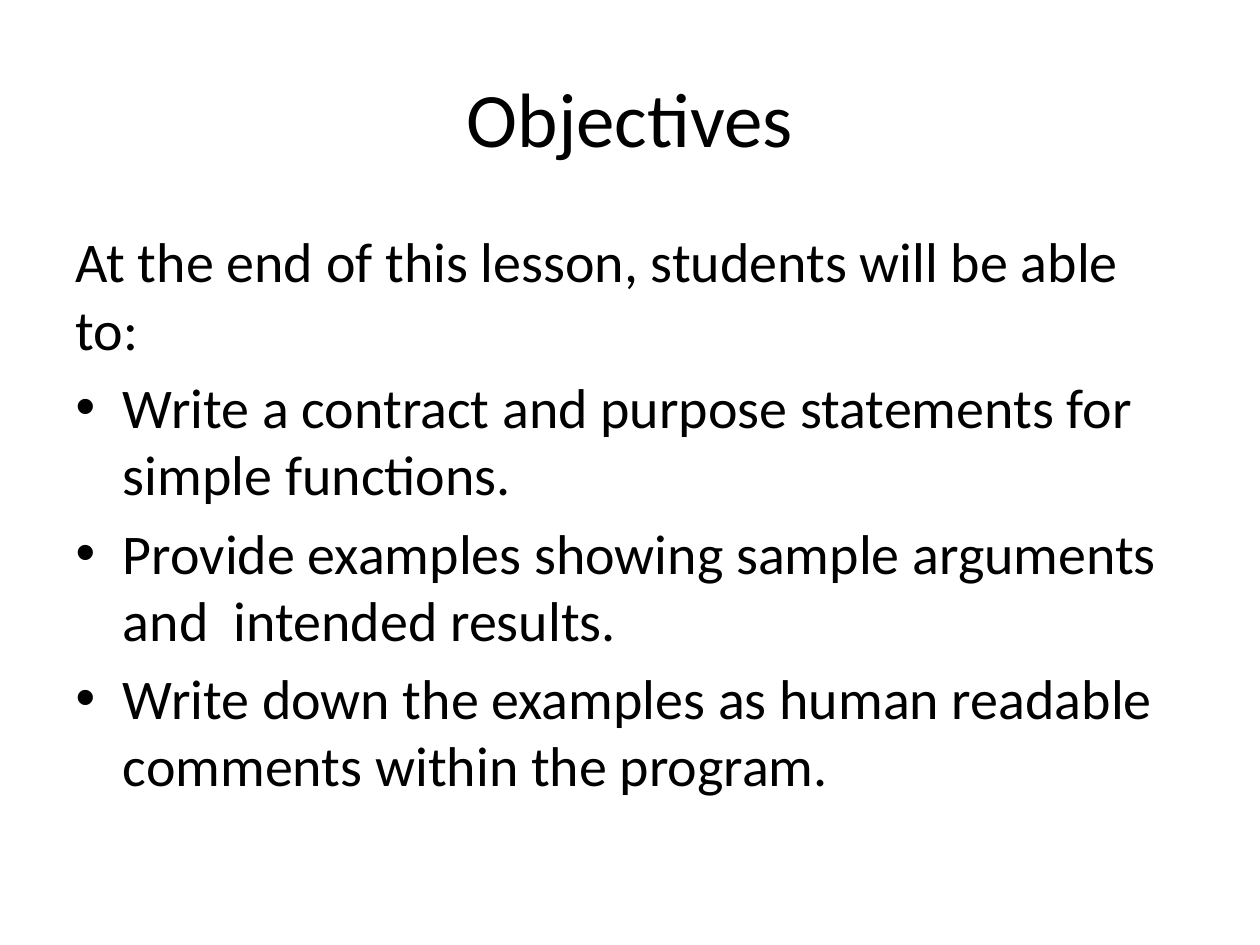
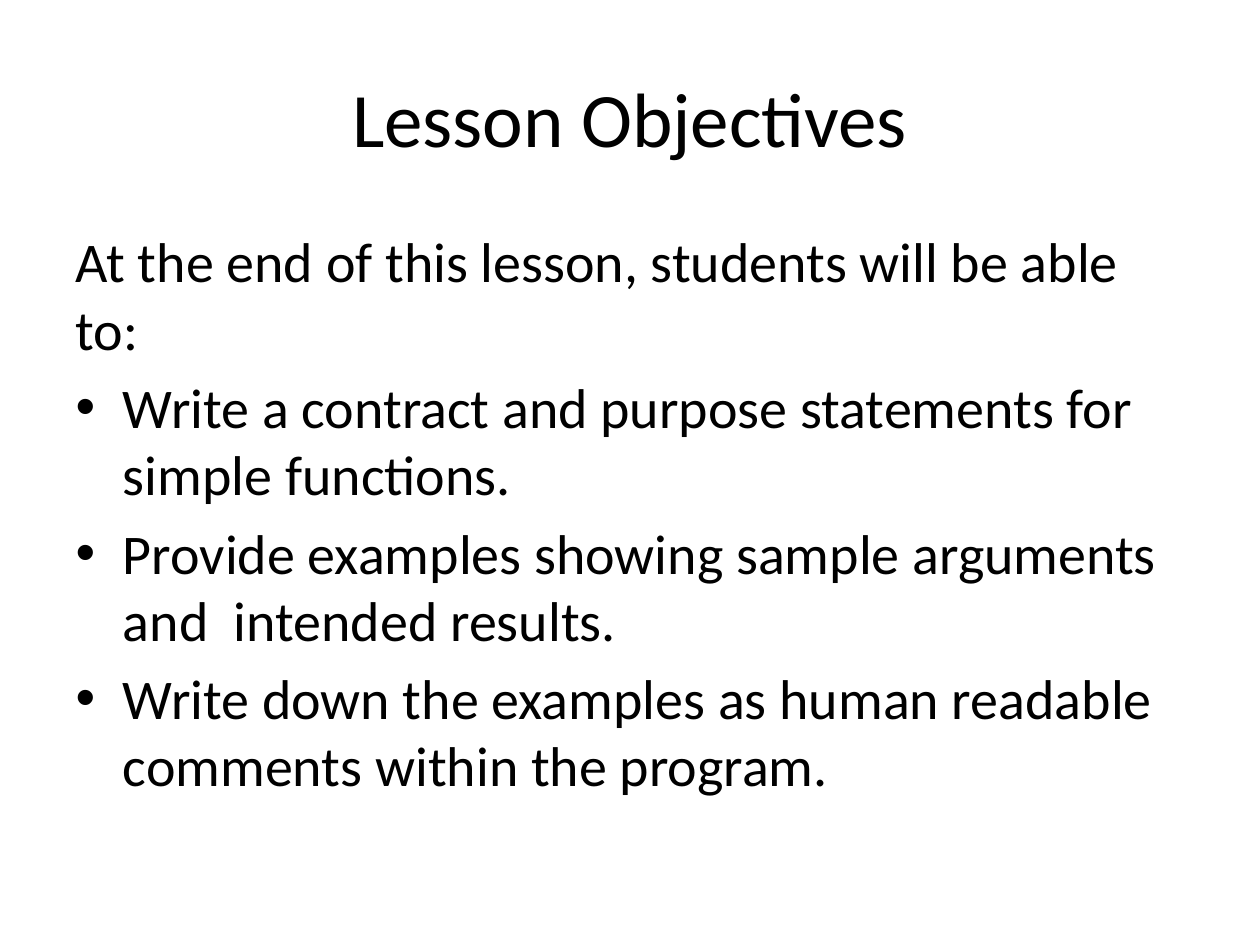
Before and after one commit to mwand/cs5010f17, a slide deck: slide 4 of Slides/Lesson 2.1 Contracts, Purpose Statements, and Examples.pptx (slide 3 before the commit). Drawn at 1260x945 pixels with LibreOffice and Linux fonts; fonts in the diff are those of the drawing. Boxes give left, top, right and bottom in pixels: in the first picture for what was removed or moved away, otherwise in the second. Text is boxed around its words. In the diff, an @@ line names an element or a change of style, - is before the commit and + after.

```diff
--- a/Slides/Lesson 2.1 Contracts, Purpose Statements, and Examples.pptx
+++ b/Slides/Lesson 2.1 Contracts, Purpose Statements, and Examples.pptx
@@ title at bbox=[352, 93, 907, 161]: text changed @@
-Objectives
+Lesson Objectives
```
Also in this commit, not shown: 3 other slides changed, 1 slide added, 10 other files.
